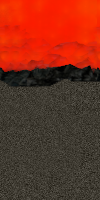
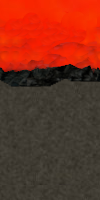
Two versions of the same layered image (100 × 200). Layer-by-layer changes:
painted on "Pasted Layer" over [0, 0, 100, 46]
painted on "New Layer" over [0, 0, 100, 200]
